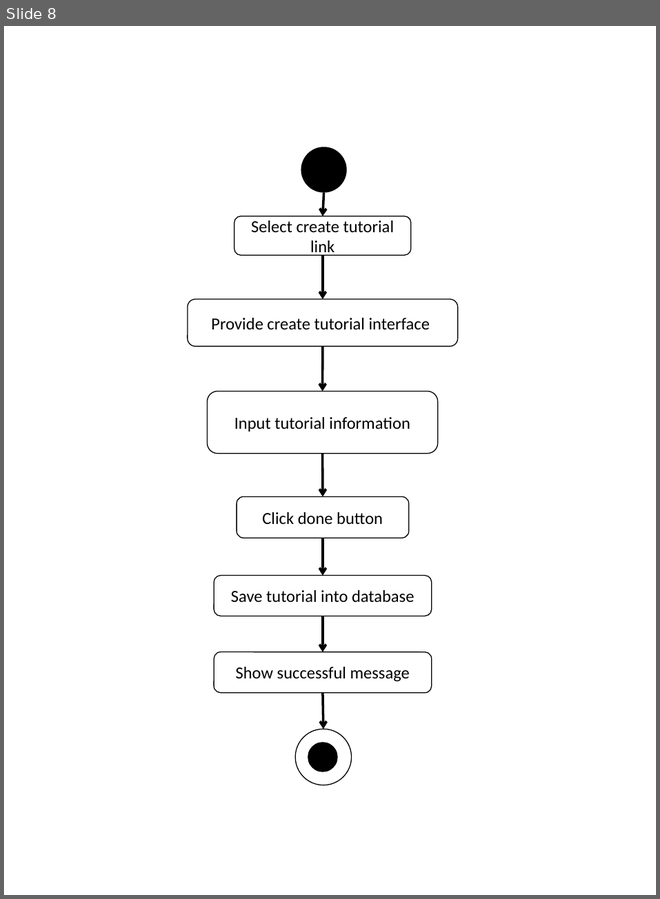
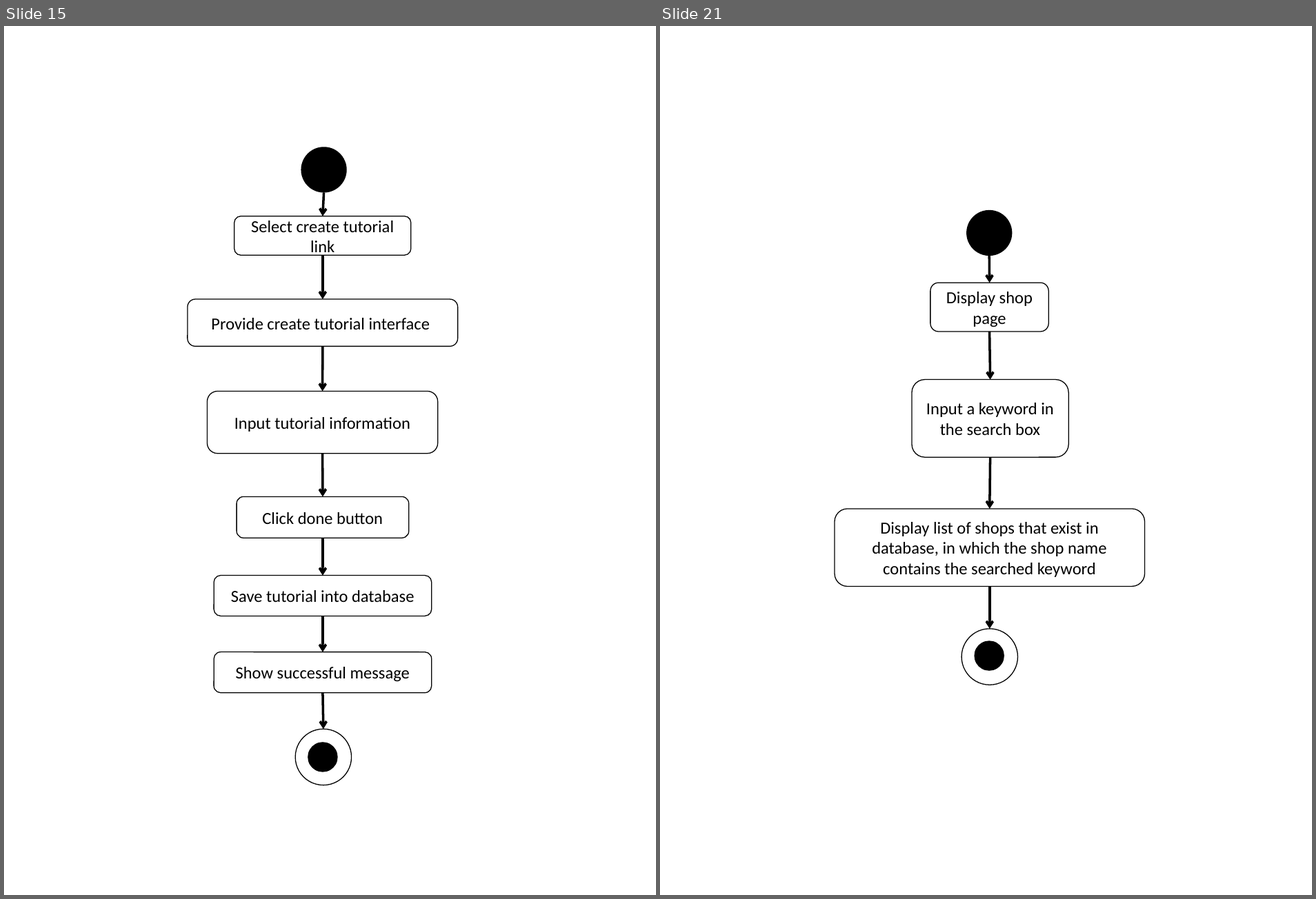
Before and after one commit to asciidaitoon/HanDIYcraft, a slide deck: Design/AD web.pptx. Shown side by side, each under a label of ours: slide 8 before the commit, slides 15 and 21 after it; the slides between them are not shown. The pictures are 660x899 and 1316x899 pixels, drawn with LibreOffice and Linux fonts; fonts in the diff are those of the drawing. Boxes give left, top, right and bottom in pixels: in the first picture for what was removed or moved away, otherwise in the second. Text is boxed around its words. In the diff, an @@ line names an element or a change of style, - is before the commit and + after.

```diff
--- a/Design/AD web.pptx
+++ b/Design/AD web.pptx
@@ slide 21 added at (x1=660, y1=26, x2=1312, y2=895), background #FFFFFF @@
@@ ellipse added at (x1=966, y1=210, x2=1012, y2=256), fill #000000 @@
@@ arrow added from (990, 256) to (990, 283), #000000 2 pt @@
@@ rounded rectangle added at (x1=930, y1=283, x2=1048, y2=331), fill #FFFFFF, outline #000000 0.75 pt, 14 pt, text #000000 @@
+Display shop page
@@ arrow added from (990, 332) to (991, 380), #000000 2 pt @@
@@ rounded rectangle added at (x1=912, y1=380, x2=1068, y2=457), fill #FFFFFF, outline #000000 0.75 pt, 14 pt, text #000000 @@
+Input a keyword in the search box
@@ arrow added from (991, 457) to (990, 510), #000000 2 pt @@
@@ rounded rectangle added at (x1=835, y1=510, x2=1145, y2=587), fill #FFFFFF, outline #000000 0.75 pt, 14 pt, text #000000 @@
+Display list of shops that exist in database, in which the shop name contains the searched keyword
@@ arrow added from (990, 587) to (990, 629), #000000 2 pt @@
@@ ellipse added at (x1=962, y1=629, x2=1018, y2=686), fill #FFFFFF, outline #000000 0.75 pt @@
@@ ellipse added at (x1=975, y1=641, x2=1004, y2=670), fill #000000 @@
@@ what was slide 8 is now slide 15 @@
```
Also in this commit, not shown: 5 slides changed, 25 other slides added, 1 slide removed, 14 other files.
